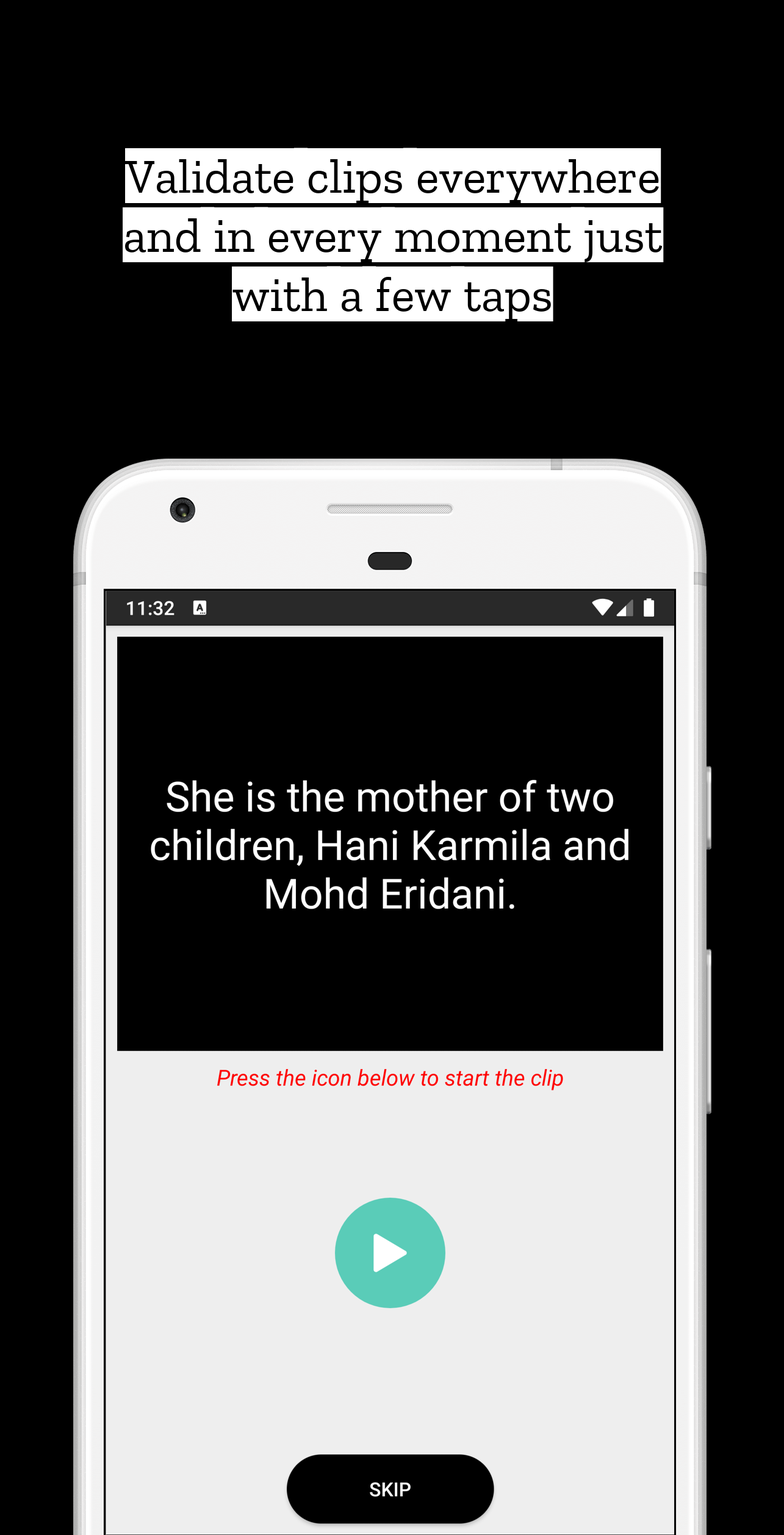
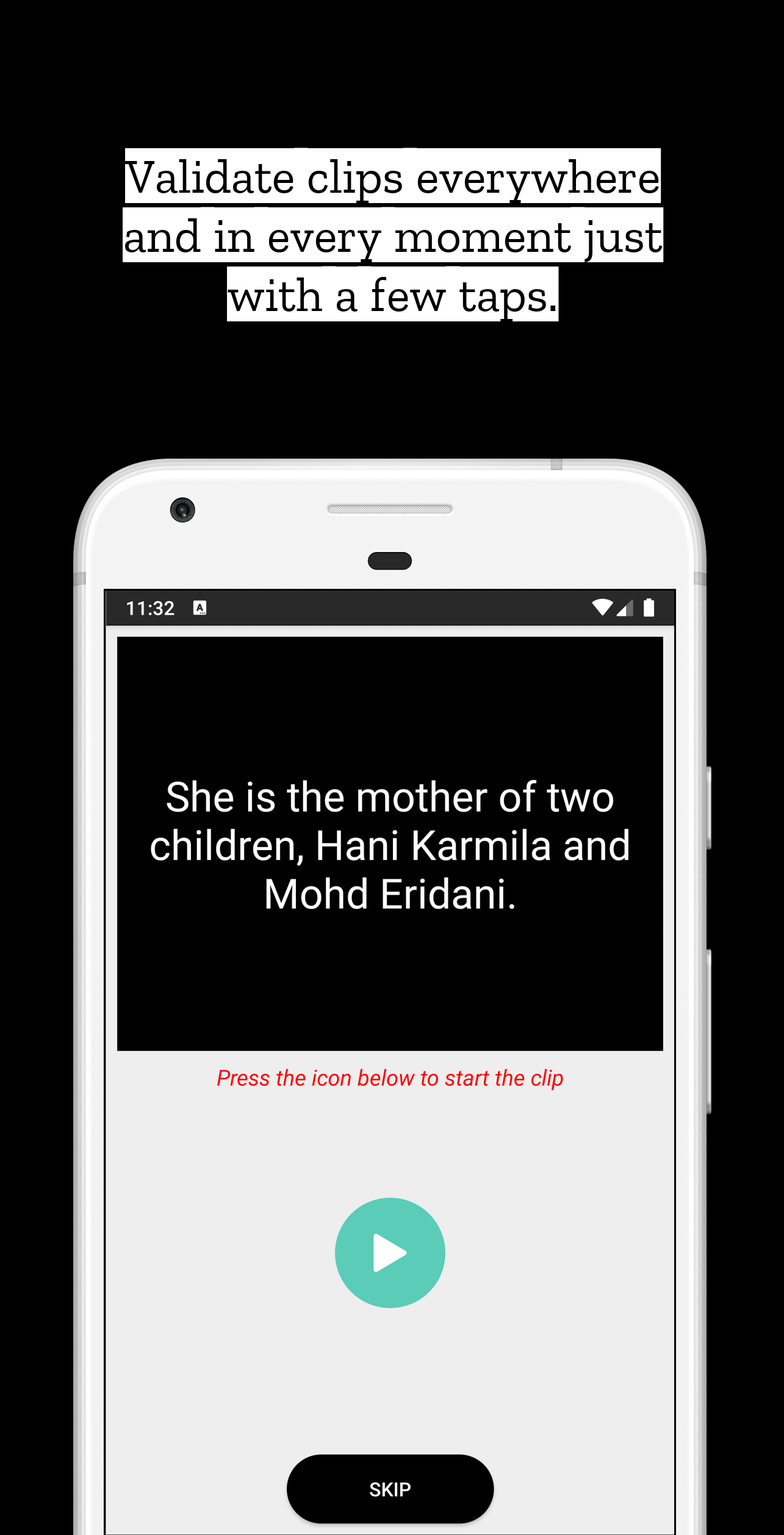
Revision of a layered 784px x 1535px image; what changed, layer by layer:
painted on "Text" over (226, 265, 559, 322)
